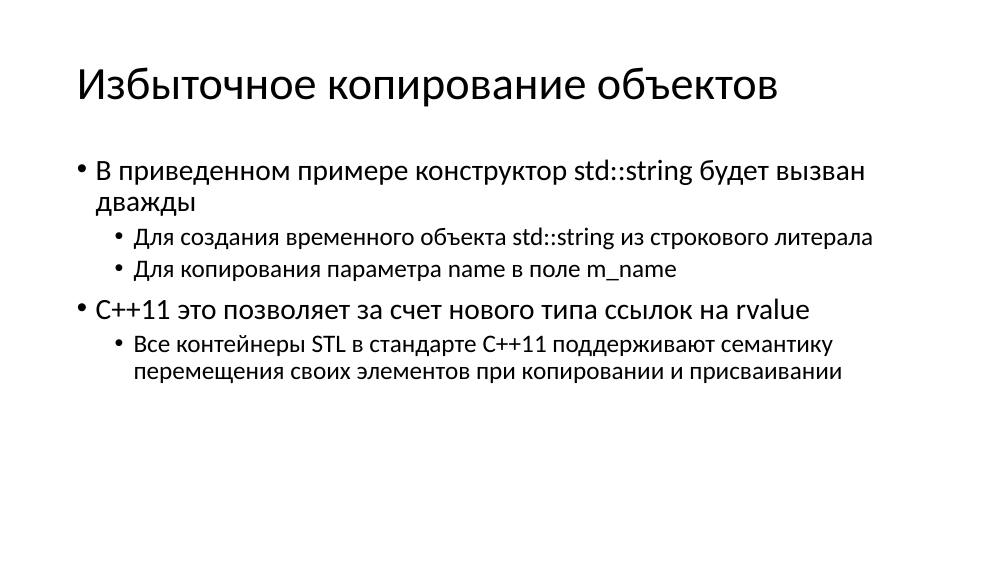
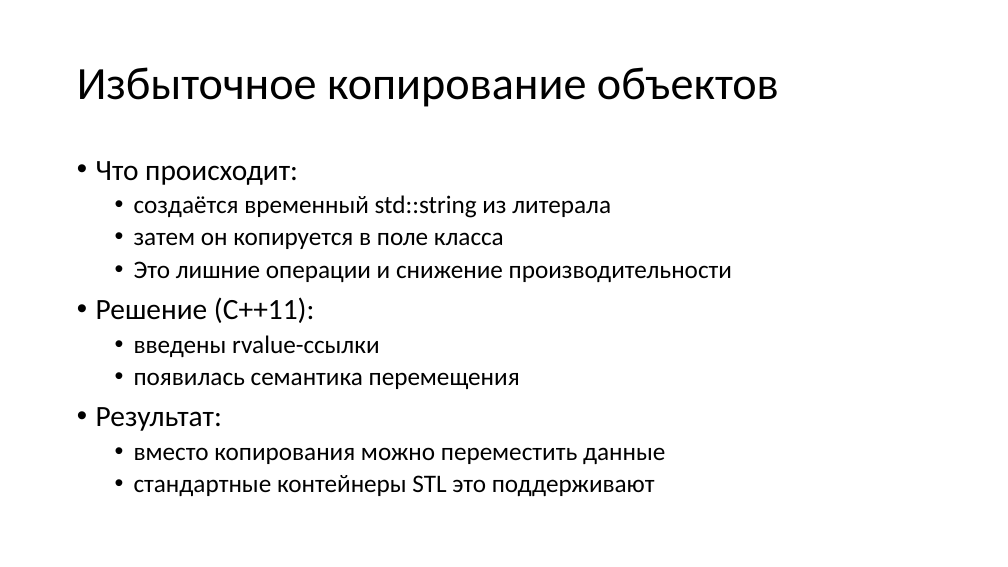
Before and after one commit to alexey-malov/oop, a slide deck: slide 131 of lectures/02/Основы ООП.pptx. Drawn at 1008x567 pixels with LibreOffice and Linux fonts; fonts in the diff are those of the drawing. Boxes give left, top, right and bottom in pixels: in the first picture for what was removed or moved away, otherwise in the second. Text is boxed around its words. In the diff, an @@ line names an element or a change of style, - is before the commit and + after.

```diff
--- a/lectures/02/Основы ООП.pptx
+++ b/lectures/02/Основы ООП.pptx
@@ text at box(96, 161, 732, 496): text changed @@
-• В приведенном примере конструктор std::string будет вызван дважды
-  • Для создания временного объекта std::string из строкового литерала
-  • Для копирования параметра name в поле m_name
-• C++11 это позволяет за счет нового типа ссылок на rvalue
-  • Все контейнеры STL в стандарте C++11 поддерживают семантику перемещения своих элементов при копировании и присваивании
+• Что происходит:
+  • создаётся временный std::string из литерала
+  • затем он копируется в поле класса
+  • Это лишние операции и снижение производительности
+• Решение (C++11):
+  • введены rvalue-ссылки
+  • появилась семантика перемещения
+• Результат:
+  • вместо копирования можно переместить данные
+  • стандартные контейнеры STL это поддерживают
```
Also in this commit, not shown: 31 other slides changed, 4 slides added, 4 slides removed.
